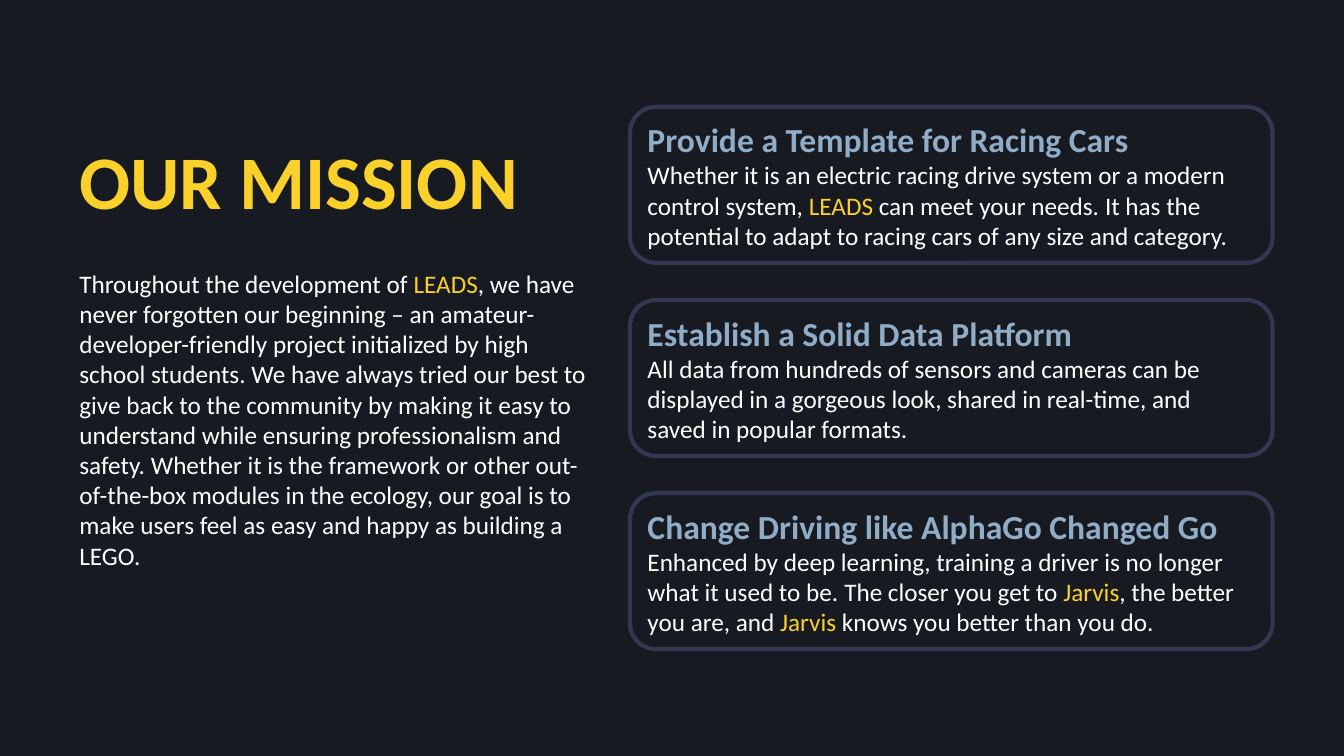
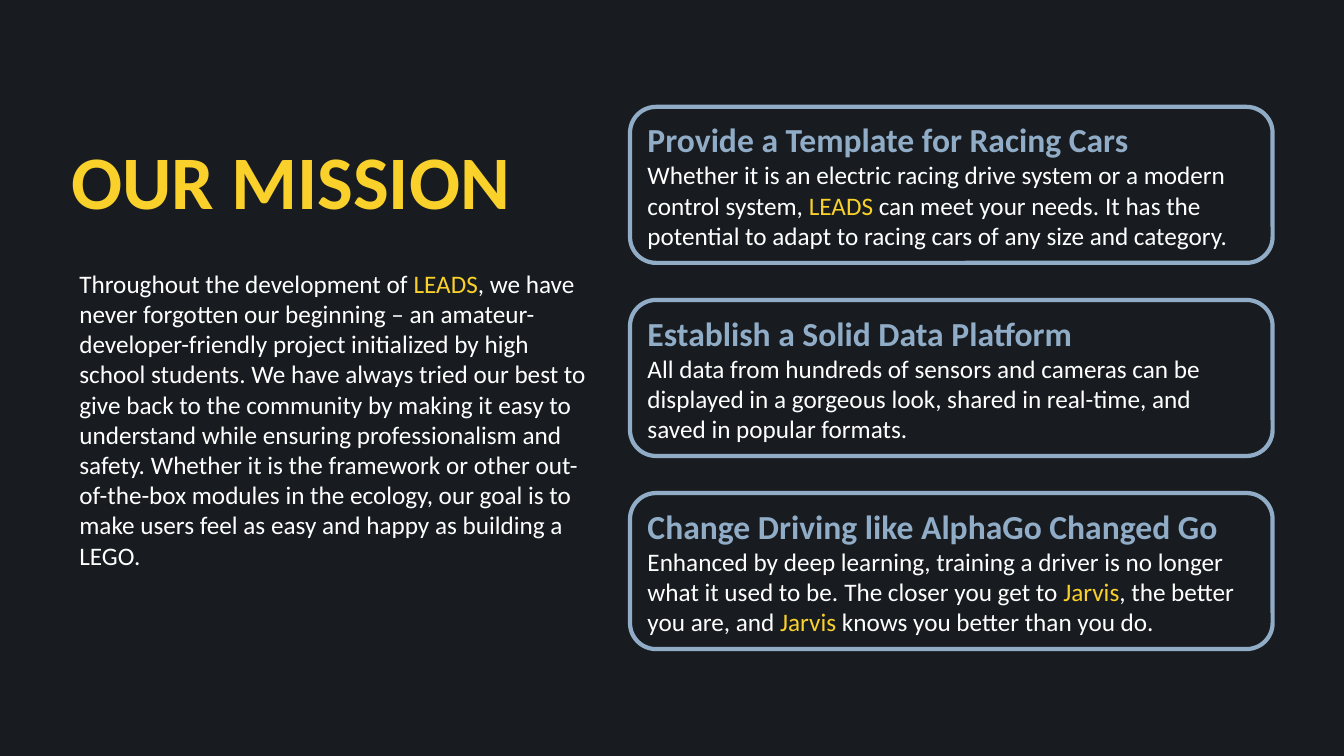
Before and after one commit to ProjectNeura/LEADS, a slide deck: slide 3 of docs/LEADS.pptx. Drawn at 1344x756 pixels with LibreOffice and Linux fonts; fonts in the diff are those of the drawing. Boxes give left, top, right and bottom in pixels: in the first picture for what was removed or moved away, otherwise in the second. Text is boxed around its words. In the diff, an @@ line names an element or a change of style, - is before the commit and + after.

```diff
--- a/docs/LEADS.pptx
+++ b/docs/LEADS.pptx
@@ background #171B21 to #181C20 @@
@@ title "OUR MISSION": place and size @@
-title "OUR MISSION" at (79,159,518,210)
+title "OUR MISSION" at (71,159,510,210)
@@ outline #343752 3 pt to #90ACC7 3 pt in 3 elements at (630,300,1273,457), (630,493,1273,649), (630,107,1273,263) @@
```
Also in this commit, not shown: 3 other slides changed, 2 slides added.
